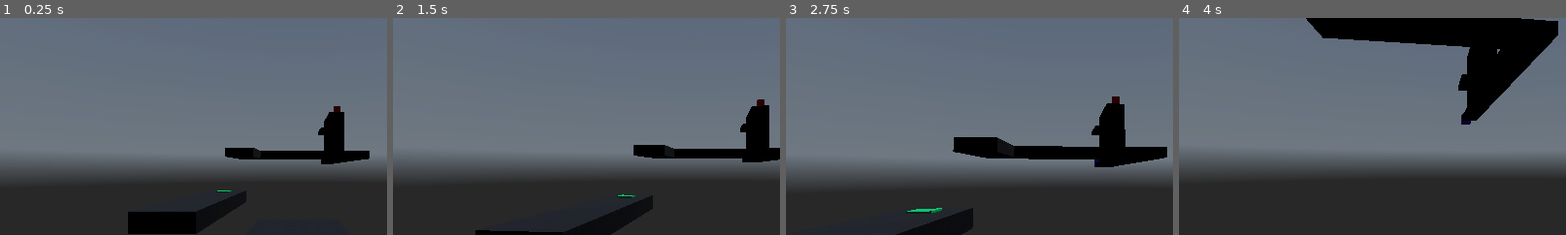
Above: before the commit, frames 1-4 (left to right).
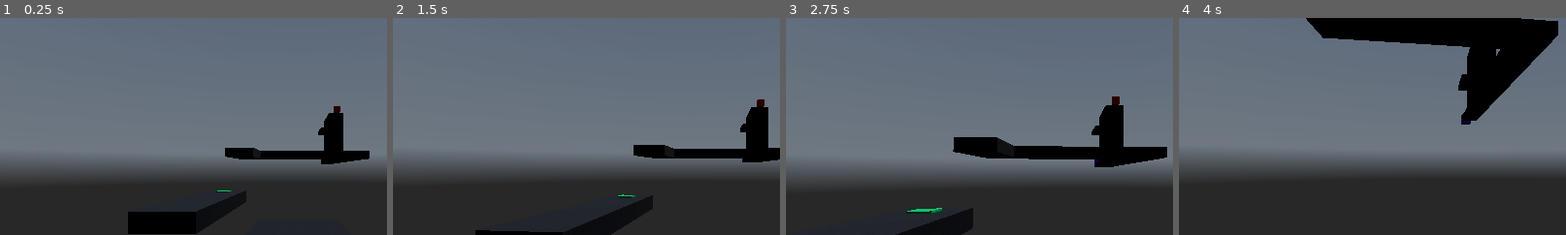
Above: after the commit, the same moments.

Repository: BreadDemon/Schmovement
Game: Godot game, scene res://nodes/levels/test_map.tscn
Two runs of this game, one before a commit and one after it. Both use one fixed random seed, a clock stepped at 60 frames per second and the inputs below. This scene is started directly instead of the project's main scene. A sky picture missing from this copy of the repository is replaced by a grey-blue gradient.
Inputs (mouse positions are % of the whole screen's width and height, from its top left):
- Up to frame 1 (0.25 s): no input
- Up to frame 2 (1.5 s): move the mouse to (55, 50) at 0.52 s; hold Ctrl (Crouch) 0.53-1.28 s; hold W (forward) from 0.53 s (still down); tap Space (Jump) at 0.77 s; move the mouse to (45, 50) at 1.27 s; tap Ctrl (Crouch) at 1.35 s
- Up to frame 3 (2.75 s): keep holding W (forward); tap Space (Jump) at 1.52 s; move the mouse to (52, 48) at 2.02 s; hold Shift (Sprint) from 2.03 s (still down); tap Ctrl (Crouch) at 2.3 s
- Up to frame 4 (4 s): keep holding W (forward); move the mouse to (49, 52) at 2.77 s; release Shift (Sprint) at 2.78 s; tap Ctrl (Crouch) at 2.85 s; tap Space (Jump) at 3.02, 3.77 s; move the mouse to (57, 51) at 3.52 s; hold Ctrl (Crouch) from 3.53 s (still down)
The pictures show only the part of the screen within x 12-61%, y 15-65%; the shares and areas given below are measured in that part.

The runs differ from the first frame. In frame 1, less than 0.1% of the frame differs, in the area x 84-89%, y 43-62%; in frame 2, less than 0.1%; in frame 3, 0.1%, in the area x 82-88%, y 39-60%; in frame 4, less than 0.1%.

Commit message:
Slide stop fix, air slide momentum fix
Made so you can stop a ground slide by releasing Control, Made so that by ending/releasing Control mid air while sliding doesn't kill all your momentum

Diff:
--- a/src/nodes/levels/test_map.tscn
+++ b/src/nodes/levels/test_map.tscn
@@ -94,13 +94,13 @@
 material = SubResource("StandardMaterial3D_wvuen")
 
 [node name="CSGBox3D6" type="CSGBox3D" parent="Map/Upper_Section/CSGCombiner3D"]
-transform = Transform3D(1, 0, 0, 0, 1, 0, 0, 0, 1, 15, 4, -32.5)
-size = Vector3(3, 1, 10)
+transform = Transform3D(1, 0, 0, 0, 1, 0, 0, 0, 1, 15, 4, -33)
+size = Vector3(3, 1, 11)
 material = SubResource("StandardMaterial3D_wvuen")
 
 [node name="CSGBox3D7" type="CSGBox3D" parent="Map/Upper_Section/CSGCombiner3D"]
-transform = Transform3D(1, 0, 0, 0, 1, 0, 0, 0, 1, 15, 8.5, -43.5)
-size = Vector3(3, 10, 12)
+transform = Transform3D(1, 0, 0, 0, 1, 0, 0, 0, 1, 15, 8.5, -44)
+size = Vector3(3, 10, 11)
 material = SubResource("StandardMaterial3D_wvuen")
 
 [node name="CSGBox3D8" type="CSGBox3D" parent="Map/Upper_Section/CSGCombiner3D"]
--- a/src/scripts/player.gd
+++ b/src/scripts/player.gd
@@ -29,6 +29,8 @@
 var sliding_state = false
 
 # Slide vars
+var applied_sliding_factor = 0.0
+var sliding_factor = 1.1
 var sliding_timer = 0.0
 var sliding_timer_max = 1.0
 var slide_vector = Vector2.ZERO
@@ -72,6 +74,11 @@
 	move_and_slide()
 
 func handle_movement(delta):
+	if Input.is_action_just_released("Crouch") and sliding_timer > 0 and is_on_floor():
+		sliding_timer = 0
+		print("Slide end")
+		sliding_state = false
+
 	if Input.is_action_pressed("Crouch"):
 		neck.position.y = lerp(neck.position.y, 0.65 + crouching_depth, delta * crouch_lerp)
 		set_crouching()
@@ -95,7 +102,7 @@
 			crouching_state = false
 			walking_state = false
 			running_state = true
-		else:
+		elif is_on_floor():
 			current_speed = walking_speed
 			crouching_state = false
 			walking_state = true
